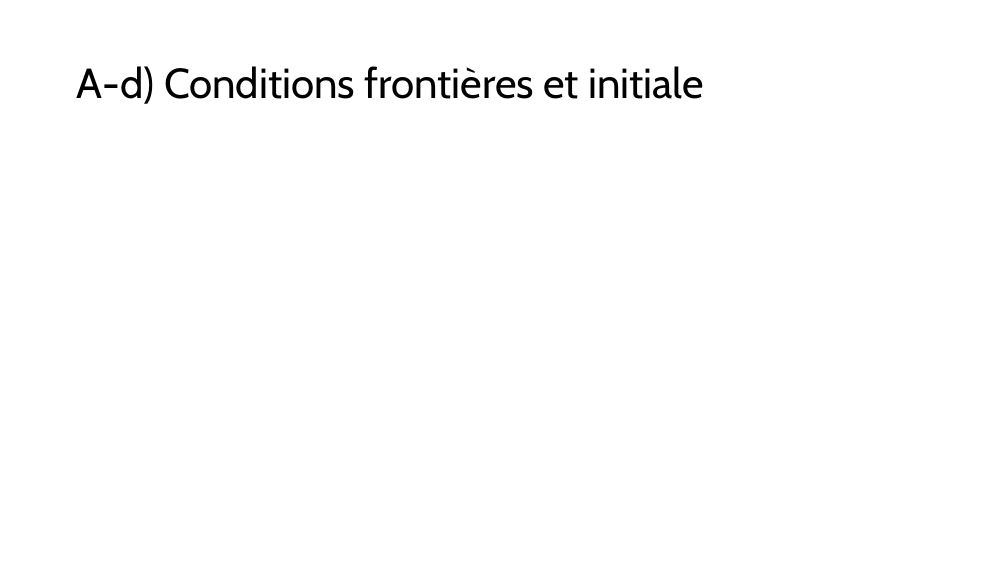
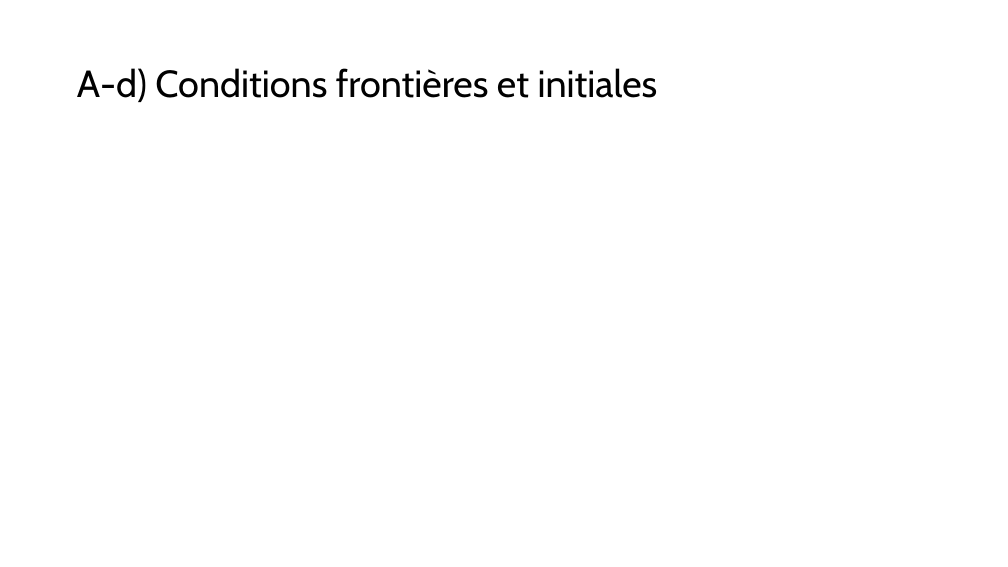
Before and after one commit to mehdibendaya/MEC8211-DEV1, a slide deck: slide 5 of Devoir_1.pptx. Drawn at 1008x567 pixels with LibreOffice and Linux fonts; fonts in the diff are those of the drawing; grey boxes stand for pictures. Boxes give left, top, right and bottom in pixels: in the first picture for what was removed or moved away, otherwise in the second. Text is boxed around its words. In the diff, an @@ line names an element or a change of style, - is before the commit and + after.

```diff
--- a/Devoir_1.pptx
+++ b/Devoir_1.pptx
@@ title at (77,68,658,102): text changed; size 40 to 36 pt @@
-A-d) Conditions frontières et initiale
+A-d) Conditions frontières et initiales
```
Also in this commit, not shown: 15 other slides changed, 2 slides added, 7 slides removed.
